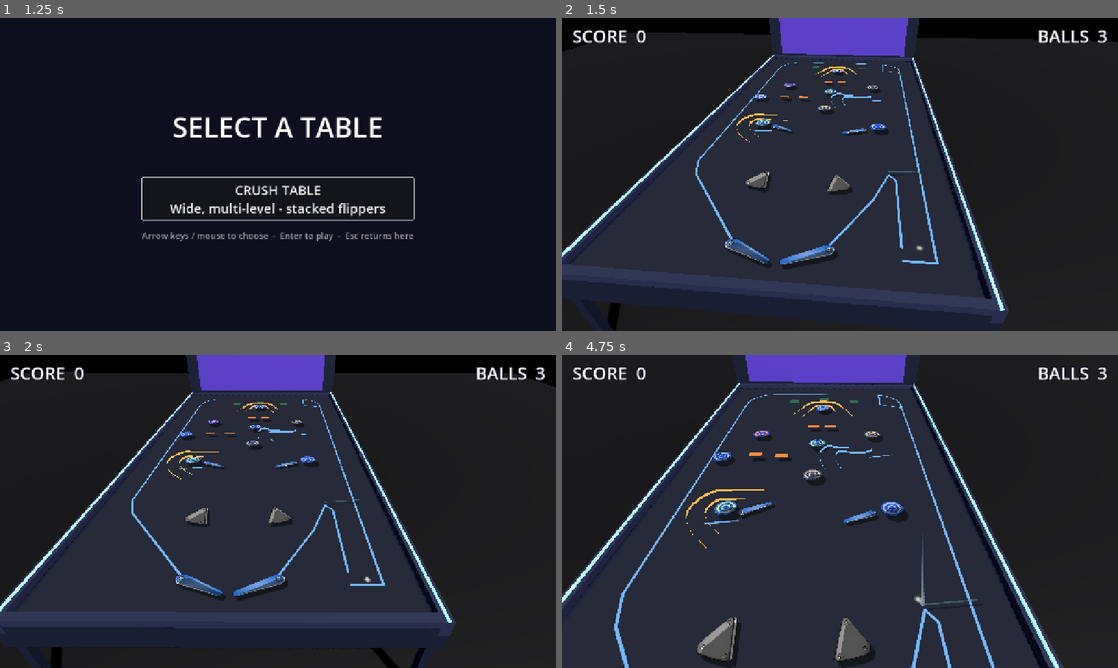
Above: before the commit, frames 1-4 (two rows, left to right).
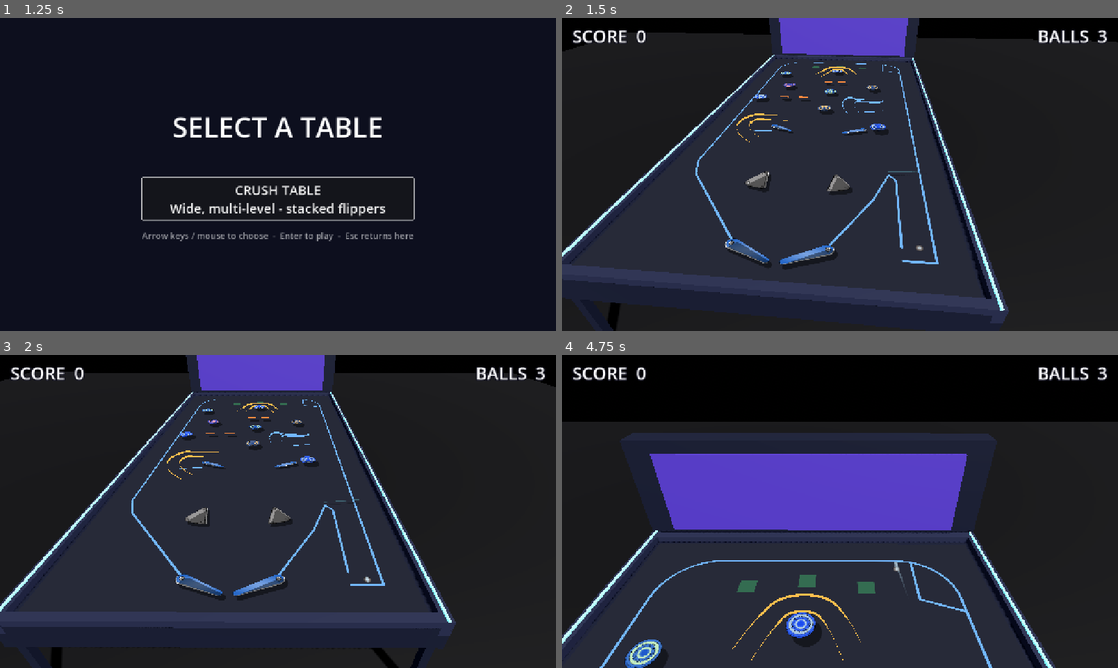
Above: after the commit, the same moments.

Repository: eddieedease/gdpb
Game: Godot game, scene res://scenes/table_select.tscn
Same seed, same stepped clock (60 frames per second), same inputs: the game is played once before the commit and once after it. Sound files missing from this copy of the repository are replaced by a short silence.
Inputs:
- Up to frame 1 (1.25 s): hold E (nudge_right) from 0.53 s (still down)
- Up to frame 2 (1.5 s): release E (nudge_right) at 1.25 s; click "CRUSH TABLE Wide, multi-level…" at 1.25 s
- Up to frame 3 (2 s): no input
- Up to frame 4 (4.75 s): hold Down (ui_down) 2.03-2.78 s; tap Space (launch) at 2.1, 3.6 s; hold E (nudge_right) 2.78-3.53 s; hold Space (launch) 2.78-3.53 s; hold Up (ui_up) 3.53-4.28 s; hold A (flipper_left) from 4.28 s (still down); hold Space (launch) from 4.28 s (still down)

Frame 1 is identical in both runs. In frame 2, 0.2% of the frame differs, in the area x 34-58%, y 17-36%; in frame 3, 0.2%; in frame 4, 48%, in the area x 0-100%, y 0-100%.

Commit message:
Fix rail/ramp/curved-wall curve edits not saving per instance
The Curve2D inside rail/ramp/curved_wall.tscn was a shared resource:
every instance pointed at the same curve object, so reshaping one
instance's curve in the editor modified the shared resource and was
silently DROPPED when saving the table scene (it would only persist by
re-saving the piece's own .tscn, changing every instance).

Curves are now resource_local_to_scene: each instance gets its own copy
at instantiation and curve edits save as normal overrides in the host
scene. Verified: ExampleRamp/ExampleRamp2/ExampleRail each hold distinct
curve objects at runtime.

Co-Authored-By: Claude Opus 4.8 <noreply@anthropic.com>

Diff:
--- a/scenes/advanced_table.tscn
+++ b/scenes/advanced_table.tscn
@@ -83,7 +83,7 @@
 points = PackedVector2Array(250, 1440, 374, 1420)
 
 [node name="LedgeRight" parent="." unique_id=883286112 instance=ExtResource("5_6qs8c")]
-position = Vector2(4, -431)
+position = Vector2(-14, -240)
 points = PackedVector2Array(1030, 1440, 960.57117, 1457.3572, 910, 1470)
 
 [node name="Bumper0" parent="." unique_id=941541461 instance=ExtResource("7_t1bve")]
@@ -112,7 +112,8 @@
 
 [node name="Bumper7" parent="." unique_id=1159808320 instance=ExtResource("7_t1bve")]
 modulate = Color(0.8, 1, 0.85, 1)
-position = Vector2(312, 1492)
+position = Vector2(216, 528.9999)
+rotation = 0.10427204
 
 [node name="Bumper8" parent="." unique_id=529326980 instance=ExtResource("7_t1bve")]
 modulate = Color(0.7, 0.85, 1, 1)
@@ -214,7 +215,7 @@
 rotation = -0.12
 
 [node name="ExampleRail" parent="." unique_id=689590988 instance=ExtResource("16_rail")]
-position = Vector2(776, 1032)
+position = Vector2(862.00006, 1113)
 rotation = -1.0062875
 scale = Vector2(1, 1.1728023)
 
@@ -223,6 +224,7 @@
 guide_strength = null
 centering = null
 channel_gravity = null
+whoosh_min_speed = null
 
 [node name="Ambiance" type="CanvasLayer" parent="." unique_id=692629535]
 layer = 5
@@ -244,6 +246,7 @@
 guide_strength = null
 centering = null
 channel_gravity = null
+whoosh_min_speed = null
 
 [node name="DropTarget3" type="StaticBody2D" parent="." unique_id=153143360 groups=["drop_targets"]]
 position = Vector2(336, 1057)
--- a/scenes/curved_wall.tscn
+++ b/scenes/curved_wall.tscn
@@ -3,6 +3,7 @@
 [ext_resource type="Script" path="res://scripts/curved_wall.gd" id="1"]
 
 [sub_resource type="Curve2D" id="Curve2D_1"]
+resource_local_to_scene = true
 _data = {
 "points": PackedVector2Array(0, 0, 40, -60, -120, 40, -50, 0, 50, 0, 0, -40, -40, -60, 0, 0, 120, 40)
 }
--- a/scenes/rail.tscn
+++ b/scenes/rail.tscn
@@ -3,6 +3,7 @@
 [ext_resource type="Script" path="res://scripts/ramp.gd" id="1"]
 
 [sub_resource type="Curve2D" id="Curve2D_1"]
+resource_local_to_scene = true
 _data = {
 "points": PackedVector2Array(0, 0, 60, -70, -140, 40, -60, 0, 60, 0, 0, -60, -60, 70, 0, 0, 140, 40)
 }
--- a/scenes/ramp.tscn
+++ b/scenes/ramp.tscn
@@ -3,6 +3,7 @@
 [ext_resource type="Script" path="res://scripts/ramp.gd" id="1"]
 
 [sub_resource type="Curve2D" id="Curve2D_1"]
+resource_local_to_scene = true
 _data = {
 "points": PackedVector2Array(0, 0, 40, -120, -160, 60, -80, 0, 80, 0, 0, -120, -40, -120, 0, 0, 160, 60)
 }
